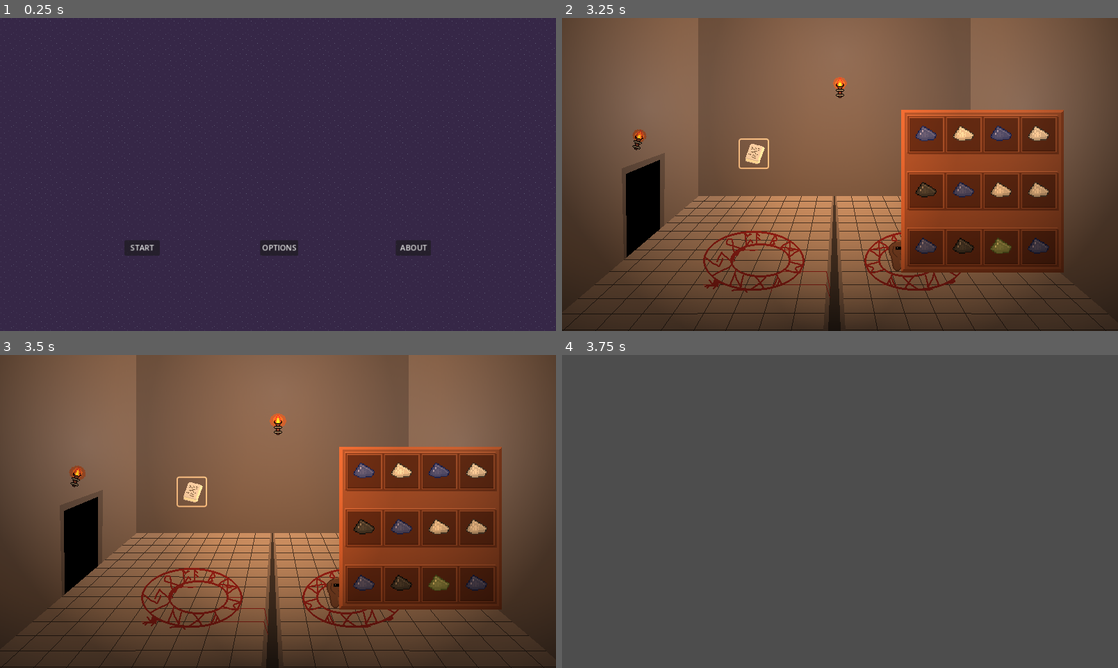
Above: before the commit, frames 1-4 (two rows, left to right).
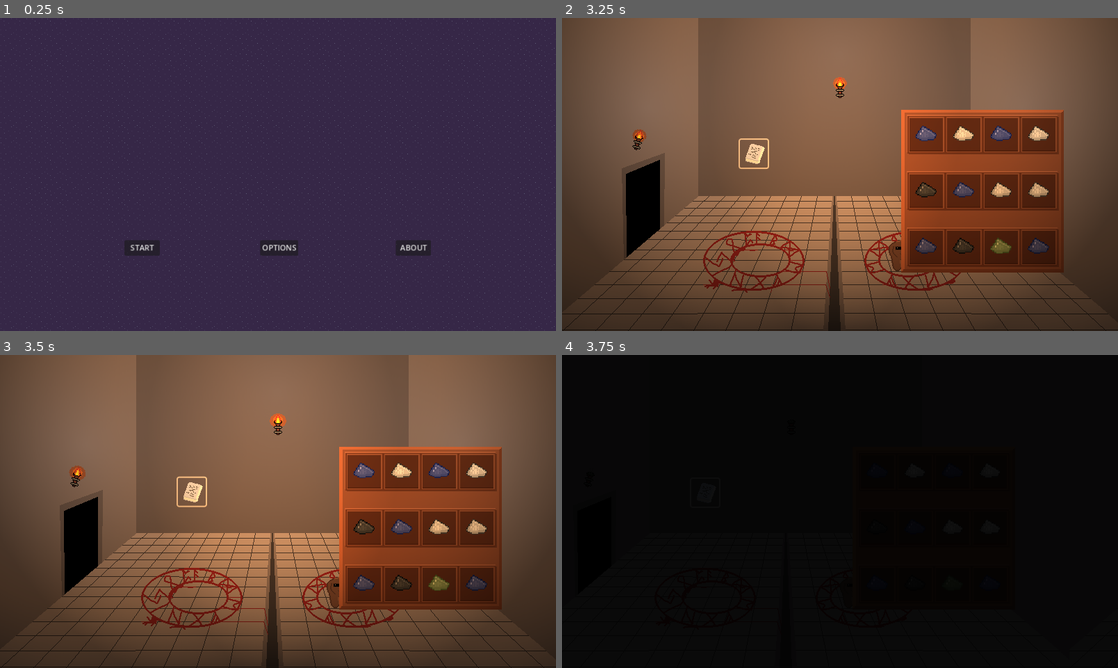
Above: after the commit, the same moments.

Repository: lewis785/ludum-dare-55
Game: Godot game, scene res://scenes/levels/main_menu.tscn
Two runs of this game, one before a commit and one after it. Both use one fixed random seed, a clock stepped at 60 frames per second and the inputs below.
Inputs (mouse positions are in pixels of both pictures, inside the frame that each line leads up to):
- Up to frame 1 (0.25 s): no input
- Up to frame 2 (3.25 s): click "START" at 0.5 s; click (773, 143) at 1.25 s; click (756, 146) at 2 s; click (756, 152) at 2.75 s
- Up to frame 3 (3.5 s): no input
- Up to frame 4 (3.75 s): tap Enter at 3.5 s; drag from (928, 473) to (840, 511) at 3.52 s

Frames 1-3 are identical in both runs. In frame 4, 100% of the frame differs, in the area x 0-100%, y 0-100%.

Commit message:
FIX Room Freeing now done on Camera stop

Diff:
--- a/scenes/levels/sliding_window.gd
+++ b/scenes/levels/sliding_window.gd
@@ -2,8 +2,8 @@
 
 @onready var camera = $Camera2D
 @export var cameraSpeed: int
+@export var wizardSpeed: int
 @export var lives: int
-@export var wizardSpeed: int
 @export var maxBrightness: int
 @export var flicker : float
 @export var flickerDelay: int
@@ -13,6 +13,7 @@
 #var roomInstance2 = roomScene.instantiate()
 
 var room_instance : Room = roomScene.instantiate()
+var old_room : Room
 
 var target_coordinates = Vector2(400,225)	#Initialise the variable so it doesnt complain
 var camera_coordinates = Vector2(400,225)
@@ -41,6 +42,10 @@
 	camera_coordinates = camera.get_position()
 	camera.position = camera_coordinates.move_toward(target_coordinates, cameraSpeed*delta)
 	camera.set_position(camera.position)
+
+	if (old_room != null and target_coordinates == camera_coordinates):
+		old_room.queue_free()
+		old_room = null
 	#_createNextRoom()
 	#if(enableWizard == 1):
 		#roomInstance1.find_child("Node2D").find_child("Path2D").find_child("PathFollow2D").progress+= wizardSpeed*delta
@@ -48,9 +53,8 @@
 		#roomInstance2.find_child("Node2D").find_child("Path2D").find_child("PathFollow2D").progress+= wizardSpeed*delta
 
 func _createNextRoom():
-	var old_room : Room = room_instance
+	old_room = room_instance
 	room_instance = roomScene.instantiate()
-	#room_instance.position = Vector2((800*target), 0)
 	room_instance.position = Vector2(old_room.position.x + 800, 0)
 	add_child(room_instance)
 
@@ -60,7 +64,6 @@
 
 	room_instance._setTorchesBrightness(10,3)
 
-	old_room.queue_free()
 
 
 
Not shown: 1 places in scenes/levels/room.tscn that only renumber resources
Not shown: 1 places in scenes/levels/sliding_window.tscn that only renumber resources
